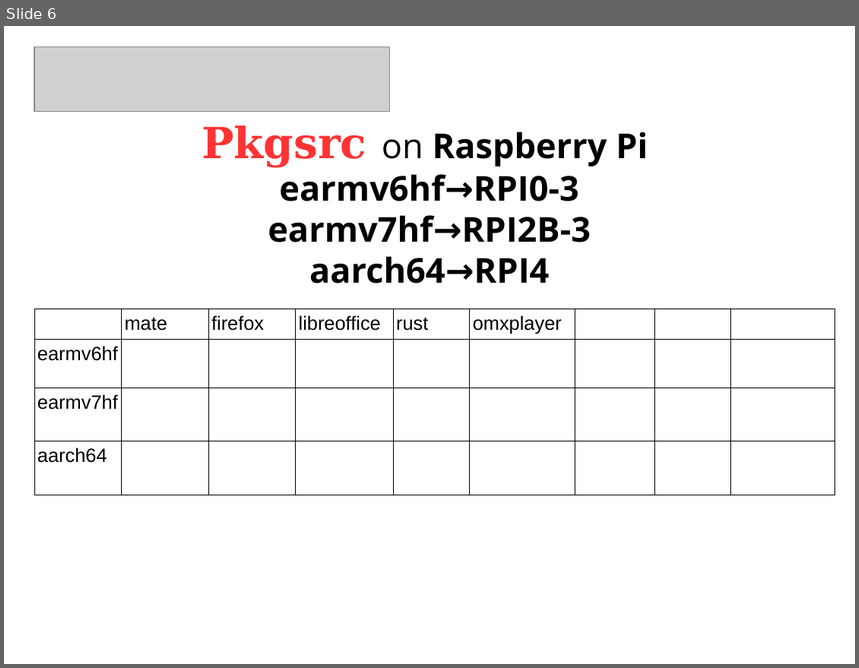
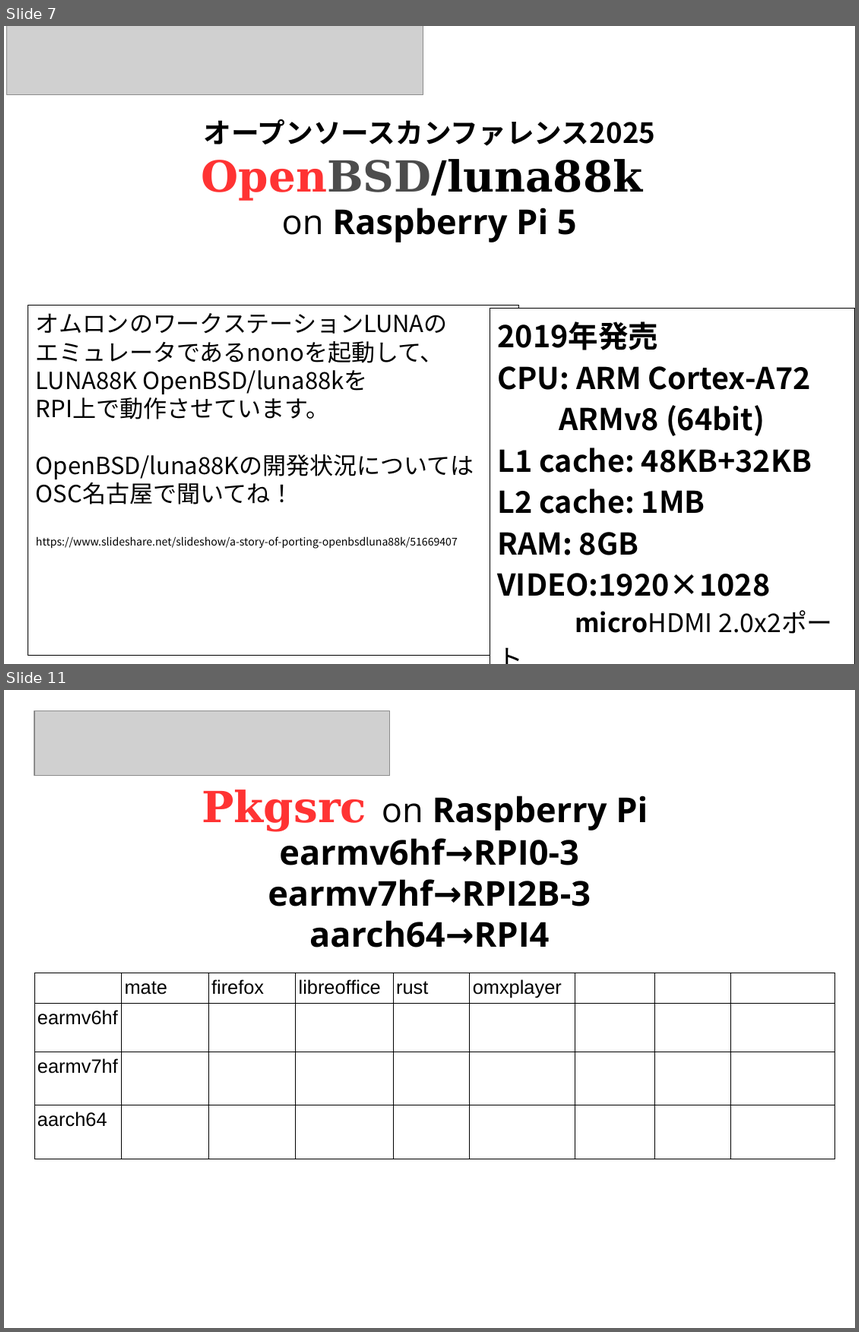
Before and after one commit to ebijun/osc-demo, a slide deck: Pop/RPI4.odp. Shown one above the other, each under a label of ours: slide 6 before the commit, slides 7 and 11 after it; the slides between them are not shown. The pictures are 859x668 and 859x1332 pixels, drawn with LibreOffice and Linux fonts; fonts in the diff are those of the drawing; grey boxes stand for pictures. Boxes give left, top, right and bottom in pixels: in the first picture for what was removed or moved away, otherwise in the second. Text is boxed around its words. In the diff, an @@ line names an element or a change of style, - is before the commit and + after.

```diff
--- a/Pop/RPI4.odp
+++ b/Pop/RPI4.odp
@@ slide 7 added at bbox=[4, 26, 855, 664], background #FFFFFF @@
@@ picture added at bbox=[7, 26, 424, 94] @@
@@ text added at bbox=[202, 119, 655, 243], 26 pt, text #000000, bold @@
+オープンソースカンファレンス2025
+OpenBSD/luna88k
+on Raspberry Pi 5
@@ rectangle added at bbox=[28, 306, 519, 656], fill #FFFFFF, outline #000000 0 pt, 22 pt, text #000000 @@
+オムロンのワークステーションLUNAの
+エミュレータであるnonoを起動して、
+LUNA88K OpenBSD/luna88kを
+RPI上で動作させています。
+OpenBSD/luna88Kの開発状況については
+OSC名古屋で聞いてね！
+https://www.slideshare.net/slideshow/a-story-of-porting-openbsdluna88k/51669407
@@ rectangle added at bbox=[490, 309, 855, 664], fill #FFFFFF, outline #000000 0 pt, 28 pt, text #000000, bold @@
+2019年発売
+CPU: ARM Cortex-A72
+ARMv8 (64bit)
+L1 cache: 48KB+32KB
+L2 cache: 1MB
+RAM: 8GB
+VIDEO:1920×1028
+microHDMI 2.0x2ポート
+ストレージ: 512GB SSD
+microSD 32GB
@@ what was slide 6 is now slide 11 @@
```
Also in this commit, not shown: 5 slides changed, 4 other slides added.
